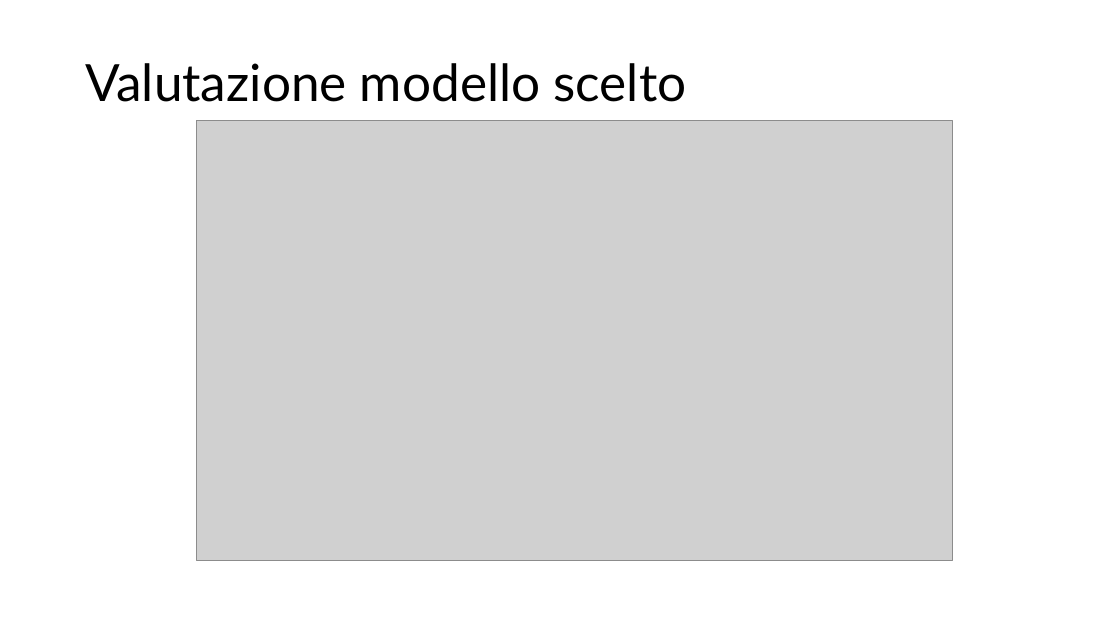
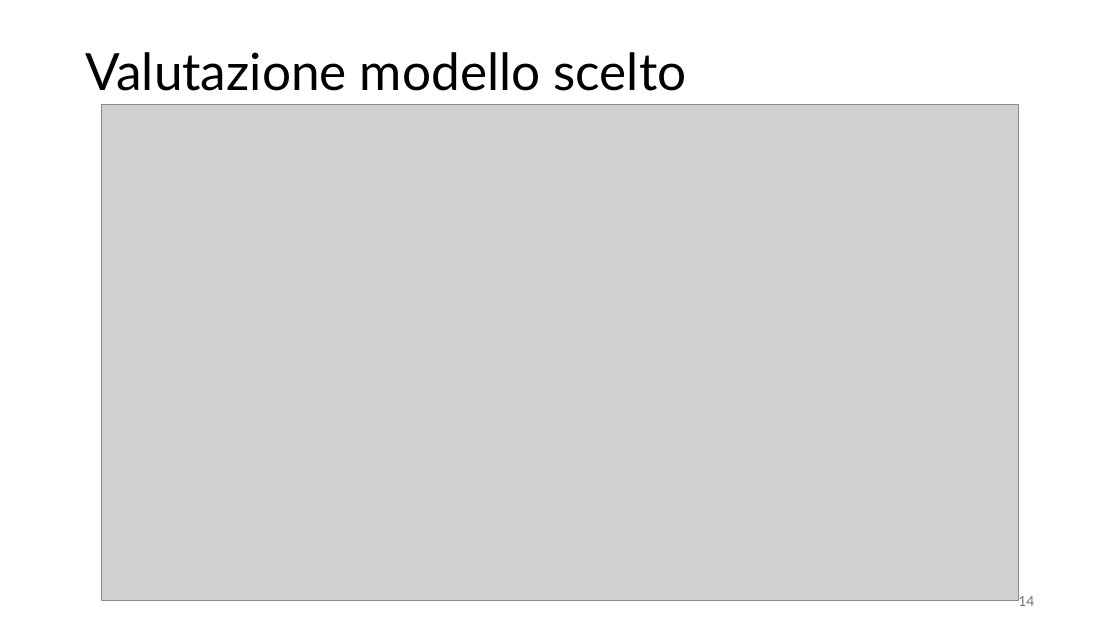
Before and after one commit to cMancio00/sand-2024, a slide deck: slide 14 of Analysis of visual cortical neurons of mice.pptx. Drawn at 1120x630 pixels with LibreOffice and Linux fonts; fonts in the diff are those of the drawing; grey boxes stand for pictures. Boxes give left, top, right and bottom in pixels: in the first picture for what was removed or moved away, otherwise in the second. Text is boxed around its words. In the diff, an @@ line names an element or a change of style, - is before the commit and + after.

```diff
--- a/Analysis of visual cortical neurons of mice.pptx
+++ b/Analysis of visual cortical neurons of mice.pptx
@@ title "Valutazione modello scelto": place and size @@
-title "Valutazione modello scelto" at (85, 63, 687, 102)
+title "Valutazione modello scelto" at (85, 52, 687, 91)
@@ picture: place and size @@
-picture at (197, 121, 952, 561)
+picture at (102, 105, 1019, 601)
@@ page number added at (1018, 593, 1034, 606), 12 pt, text #797979 @@
+14
```
Also in this commit, not shown: 13 other slides changed, 4 slides added, 1 slide removed.
